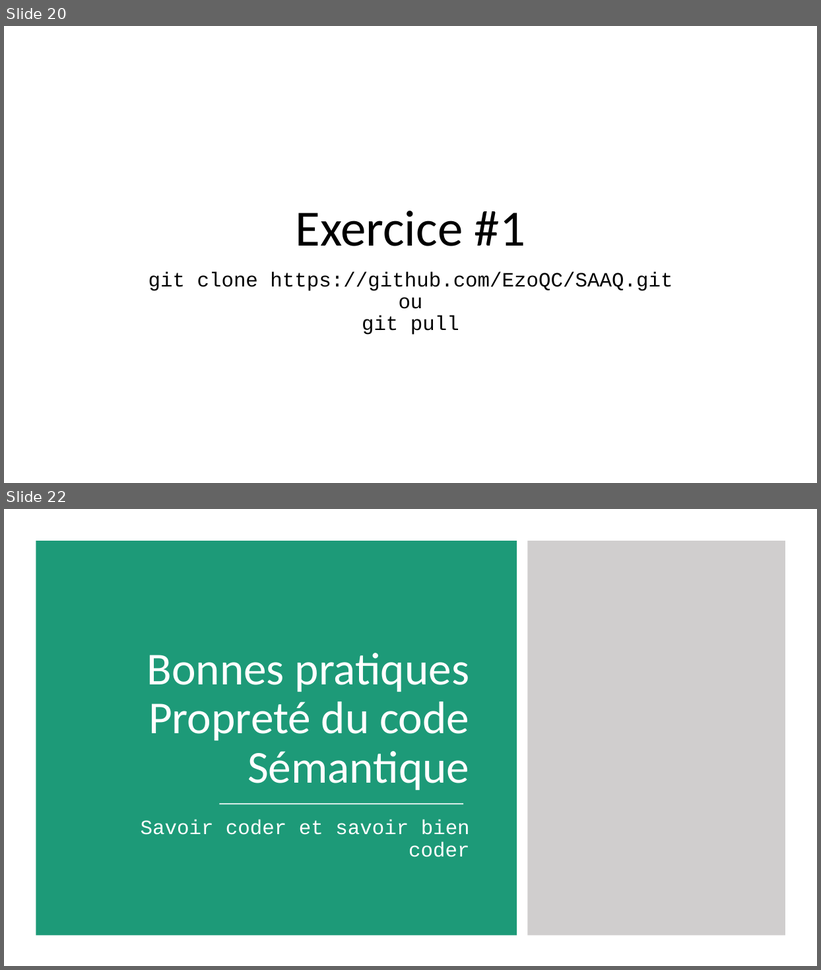
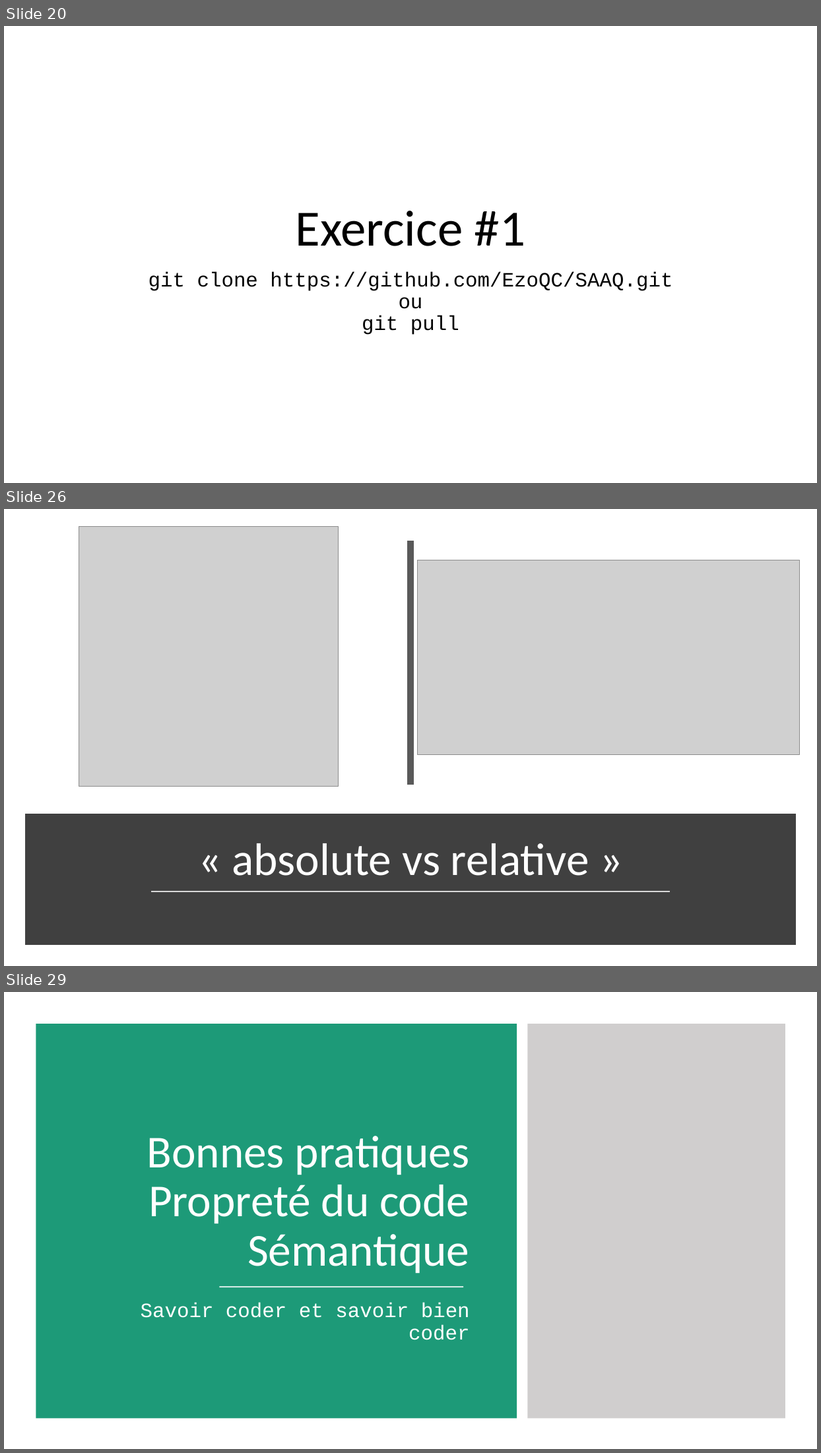
Before and after one commit to fragmatyc/SAAQ, a slide deck: CSS/1. Présentation/Cours CSS - v1.0.pptx. Shown one above the other, each under a label of ours: slides 20 and 22 before the commit, slides 20, 26 and 29 after it; the slides between them are not shown. The pictures are 821x970 and 821x1453 pixels, drawn with LibreOffice and Linux fonts; fonts in the diff are those of the drawing; grey boxes stand for pictures. Boxes give left, top, right and bottom in pixels: in the first picture for what was removed or moved away, otherwise in the second. Text is boxed around its words. In the diff, an @@ line names an element or a change of style, - is before the commit and + after.

```diff
--- a/CSS/1. Présentation/Cours CSS - v1.0.pptx
+++ b/CSS/1. Présentation/Cours CSS - v1.0.pptx
@@ slide 26 added at (x1=4, y1=509, x2=817, y2=966), background #FFFFFF @@
@@ picture added at (x1=79, y1=527, x2=338, y2=787) @@
@@ line added from (411, 541) to (411, 785), #595959 8 pt @@
@@ picture added at (x1=418, y1=560, x2=800, y2=755) @@
@@ rectangle added at (x1=29, y1=819, x2=792, y2=941), fill #404040, outline #404040 10 pt @@
@@ title added at (x1=232, y1=844, x2=589, y2=876), 54 pt, text #FFFFFF @@
+« absolute vs relative »
@@ line added from (152, 892) to (670, 892), #D9D9D9 1.75 pt @@
@@ what was slide 22 is now slide 29 @@
```
Also in this commit, not shown: 1 slide changed, 7 other slides added, 1 slide removed, 4 other files.
